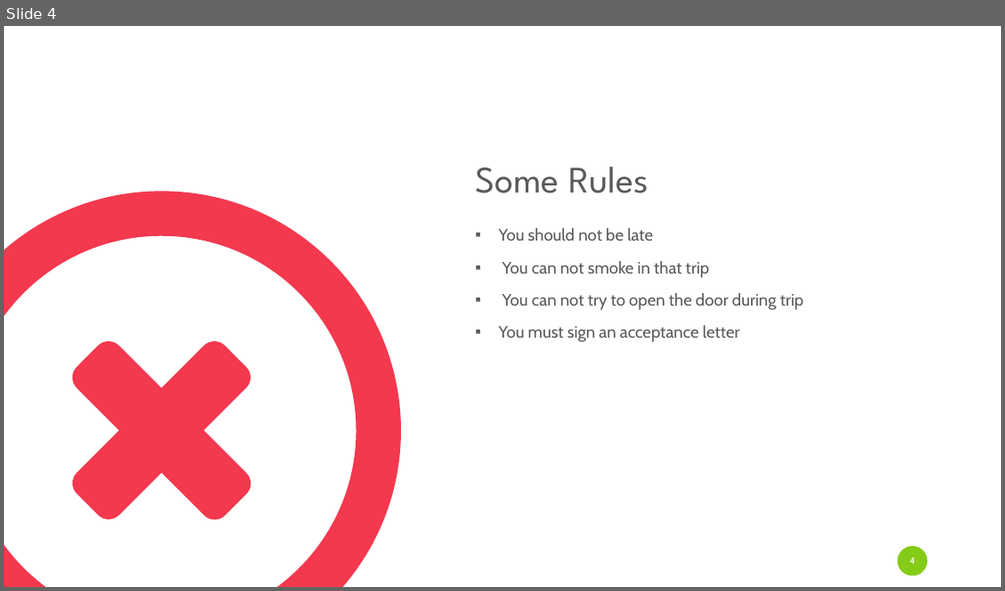
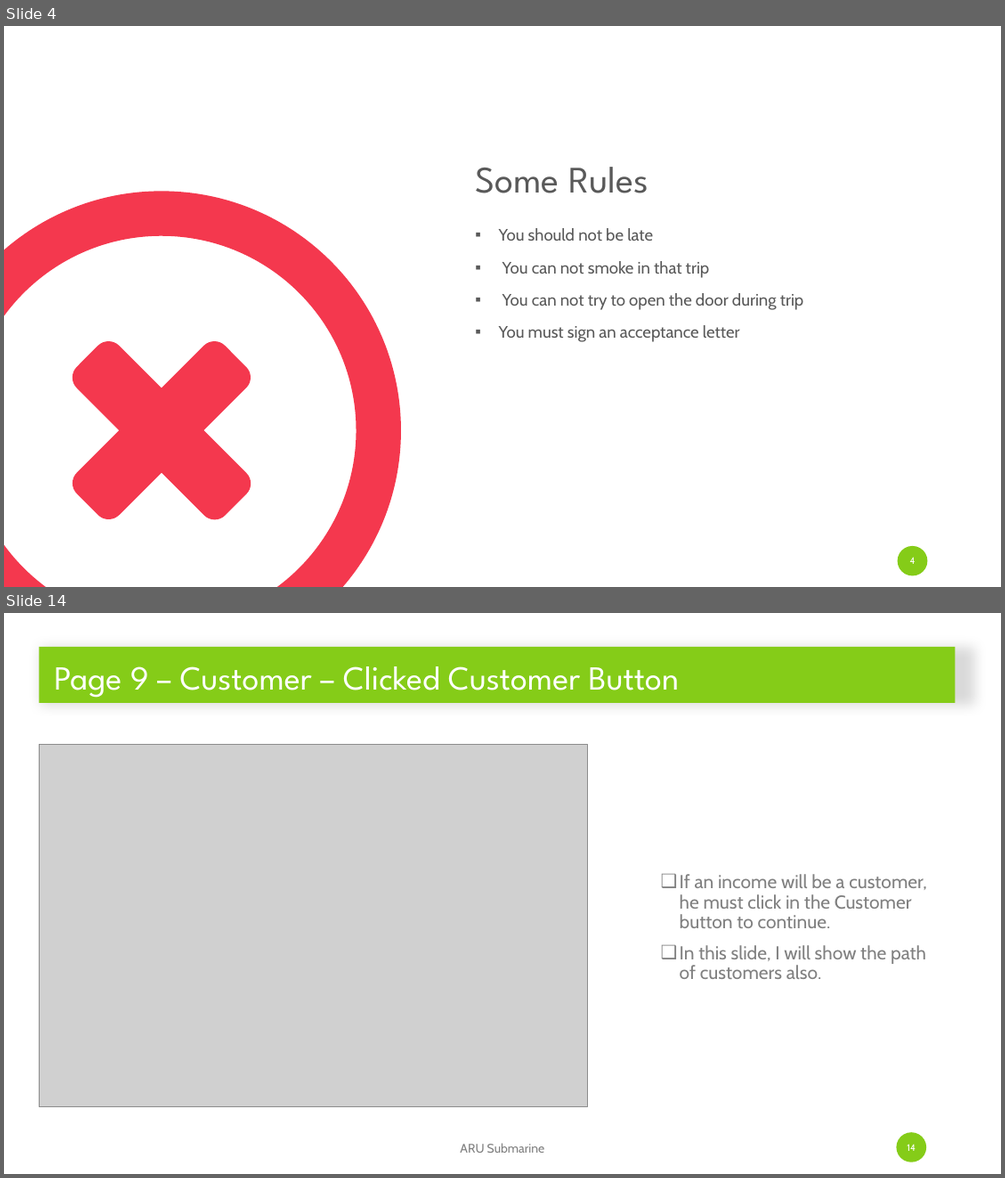
Before and after one commit to mustafaberat/ARU-Submarine, a slide deck: Presentation/ARUSubmarinePresentation.pptx. Shown one above the other, each under a label of ours: slide 4 before the commit, slides 4 and 14 after it; the slides between them are not shown. The pictures are 1005x591 and 1005x1178 pixels, drawn with LibreOffice and Linux fonts; fonts in the diff are those of the drawing; grey boxes stand for pictures. Boxes give left, top, right and bottom in pixels: in the first picture for what was removed or moved away, otherwise in the second. Text is boxed around its words. In the diff, an @@ line names an element or a change of style, - is before the commit and + after.

```diff
--- a/Presentation/ARUSubmarinePresentation.pptx
+++ b/Presentation/ARUSubmarinePresentation.pptx
@@ slide 14 added at [4,613,1001,1174], background #FFFFFF @@
@@ title added at [39,647,955,703], fill #85CC18, 32.4 pt, text #FFFFFF @@
+Page 9 – Customer – Clicked Customer Button
@@ picture added at [39,745,587,1107] @@
@@ text added at [680,874,927,979], 18 pt, text #808080 @@
+❑ If an income will be a customer, he must click in the Customer button to continue.
+❑ In this slide, I will show the path of customers also.
@@ text added at [460,1143,545,1152], 12 pt, text #808080 @@
+ARU Submarine
@@ page number added at [896,1132,926,1162], fill #85CC18, 9 pt, text #FFFFFF @@
+14
```
Also in this commit, not shown: 2 slides changed, 17 other slides added, 9 slides removed.
